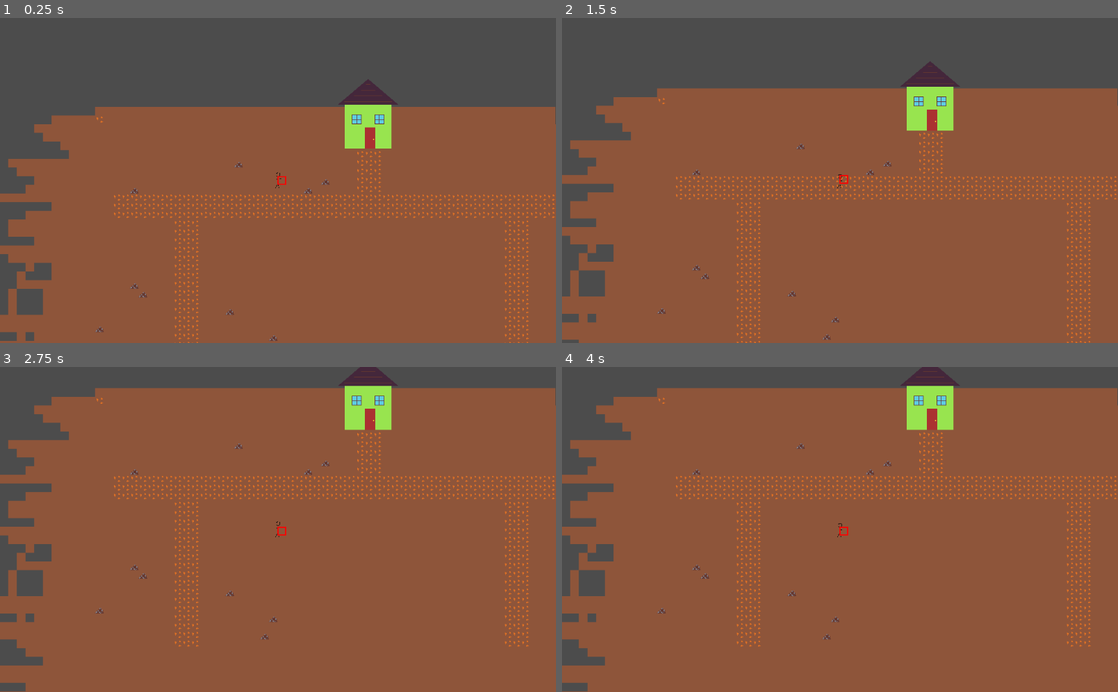
Above: before the commit, frames 1-4 (two rows, left to right).
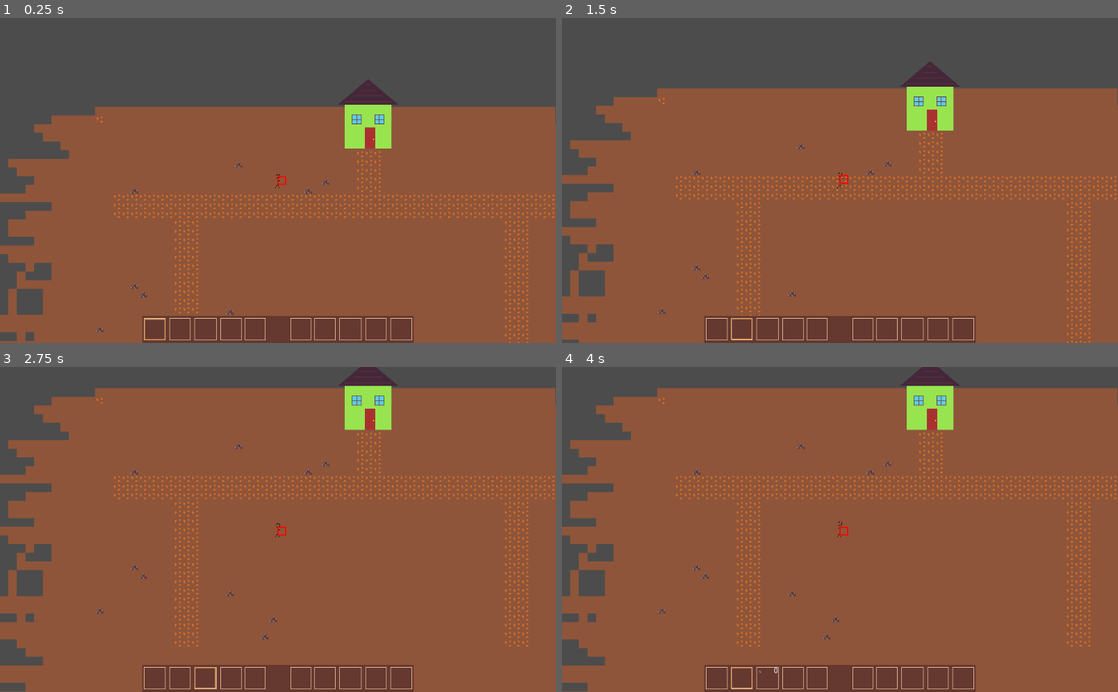
Above: after the commit, the same moments.

Repository: ToxicGLaDOS/cavetown
Game: Godot game, scene res://main.tscn
The game is run twice, just before and just after one commit, with the same random seed, the same clock (stepped at 60 frames per second) and the same inputs.
Inputs:
- Up to frame 1 (0.25 s): no input
- Up to frame 2 (1.5 s): tap Enter at 0.5 s; hold Right 0.53-1.28 s; tap Space at 0.77, 1.25 s; hold S from 1.28 s (still down)
- Up to frame 3 (2.75 s): tap Space at 1.52 s; release S at 2.03 s; hold Right from 2.03 s (still down)
- Up to frame 4 (4 s): tap Enter at 2.75 s; release Right at 2.78 s; hold Up 2.78-3.53 s; tap Space at 3.02, 3.5, 3.77 s; hold Left from 3.53 s (still down)

The runs differ from the first frame. In frame 1, 4.0% of the frame differs, in the area x 25-75%, y 47-100%; in frame 2, 4.0%; in frame 3, 4.0%; in frame 4, 4.0%.

Commit message:
Add inventory. No way to pick things up yet

Diff:
--- /dev/null
+++ b/inventory.gd
@@ -0,0 +1,54 @@
+extends TextureRect
+
+export(PackedScene) var inventory_icon_scene
+export(NodePath) var selector_indicator
+export(StreamTexture) var iron_chunk_texture
+
+var inventory_size: int = 10
+var inventory: Array = []
+
+var selector_node: Node
+var selected_index: int setget ,get_selected_index
+
+# Called when the node enters the scene tree for the first time.
+func _ready():
+    for x in range(inventory_size):
+        inventory.append(null)
+    selector_node = get_node(selector_indicator)
+
+func get_selected_index():
+    return selector_node.get_parent().get_index()
+
+func _input(event):
+    if event is InputEventKey:
+        var key_event = event as InputEventKey
+        if key_event.scancode == KEY_RIGHT and key_event.is_pressed():
+            var sibling_index = selector_node.get_parent().get_index()
+            # We use fposmod because -1 % 10 == -1 in gdscript :/
+            var new_parent = get_child(fposmod(sibling_index + 1, get_child_count()) as int)
+            selector_node.get_parent().remove_child(selector_node)
+            new_parent.add_child(selector_node)
+        elif key_event.scancode == KEY_LEFT and key_event.is_pressed():
+            var sibling_index = selector_node.get_parent().get_index()
+            var new_parent = get_child(fposmod(sibling_index - 1, get_child_count()) as int)
+            selector_node.get_parent().remove_child(selector_node)
+            new_parent.add_child(selector_node)
+        elif key_event.scancode == KEY_UP and key_event.is_pressed():
+            var child = get_child(get_selected_index())
+            if inventory[get_selected_index()] != null:
+                var item = inventory[get_selected_index()]
+                item.quantity += 1
+                child.get_node("InventoryIcon").get_node("Label").set_text(item.quantity as String)
+            else:
+                var item = Item.new()
+                var item_icon = inventory_icon_scene.instance()
+                var texture = item_icon.get_node("TextureRect")
+                texture.texture = iron_chunk_texture
+                item.inventory_image = iron_chunk_texture
+                inventory[get_selected_index()] = item
+                child.add_child(item_icon)
+
+
+# Called every frame. 'delta' is the elapsed time since the previous frame.
+#func _process(delta):
+#    pass
--- /dev/null
+++ b/inventory_icon.tscn
@@ -0,0 +1,27 @@
+[gd_scene format=2]
+
+[node name="InventoryIcon" type="Control"]
+anchor_right = 1.0
+anchor_bottom = 1.0
+__meta__ = {
+"_edit_use_anchors_": false
+}
+
+[node name="Label" type="Label" parent="."]
+anchor_left = 1.0
+anchor_right = 1.0
+margin_left = -8.0
+margin_bottom = 14.0
+text = "0"
+align = 1
+valign = 1
+__meta__ = {
+"_edit_use_anchors_": false
+}
+
+[node name="TextureRect" type="TextureRect" parent="."]
+anchor_right = 1.0
+anchor_bottom = 1.0
+__meta__ = {
+"_edit_use_anchors_": false
+}
--- /dev/null
+++ b/item.gd
@@ -0,0 +1,8 @@
+extends Reference
+
+class_name Item
+
+
+var id: int = 0
+var inventory_image: ImageTexture
+var quantity: int = 0
--- a/main.tscn
+++ b/main.tscn
@@ -6,6 +6,11 @@
 [ext_resource path="res://ore_map/ore_map.tscn" type="PackedScene" id=4]
 [ext_resource path="res://targeting_mesh/target_mesh.gd" type="Script" id=5]
 [ext_resource path="res://player/player.gd" type="Script" id=6]
+[ext_resource path="res://images/inventory.png" type="Texture" id=7]
+[ext_resource path="res://images/inventory_selector.png" type="Texture" id=8]
+[ext_resource path="res://inventory.gd" type="Script" id=9]
+[ext_resource path="res://images/iron_chunk.png" type="Texture" id=10]
+[ext_resource path="res://inventory_icon.tscn" type="PackedScene" id=11]
 
 [sub_resource type="ArrayMesh" id=1]
 
@@ -15,7 +20,7 @@
 [sub_resource type="CurveTexture" id=3]
 curve = SubResource( 2 )
 
-[node name="Node2D" type="Node2D"]
+[node name="Node" type="Node"]
 
 [node name="Ground" parent="." instance=ExtResource( 2 )]
 
@@ -33,6 +38,9 @@
 [node name="KinematicBody2D" parent="Player" index="0"]
 speed = 10000.0
 
+[node name="AnimatedSprite" parent="Player/KinematicBody2D" index="1"]
+frame = 1
+
 [node name="MeshInstance2D" type="MeshInstance2D" parent="."]
 mesh = SubResource( 1 )
 texture = SubResource( 3 )
@@ -41,4 +49,122 @@
 
 [node name="TileMap" parent="." instance=ExtResource( 4 )]
 
+[node name="CanvasLayer" type="CanvasLayer" parent="."]
+
+[node name="Inventory" type="TextureRect" parent="CanvasLayer"]
+anchor_left = 0.5
+anchor_top = 1.0
+anchor_right = 0.5
+anchor_bottom = 1.0
+margin_left = -250.0
+margin_top = -50.0
+margin_right = 250.0
+rect_pivot_offset = Vector2( 0, 50 )
+texture = ExtResource( 7 )
+stretch_mode = 3
+script = ExtResource( 9 )
+__meta__ = {
+"_edit_use_anchors_": false
+}
+inventory_icon_scene = ExtResource( 11 )
+selector_indicator = NodePath("Control/inventory_selector")
+iron_chunk_texture = ExtResource( 10 )
+
+[node name="Control" type="Control" parent="CanvasLayer/Inventory"]
+margin_left = 3.11813
+margin_top = 4.8999
+margin_right = 43.1181
+margin_bottom = 44.8999
+__meta__ = {
+"_edit_use_anchors_": false
+}
+
+[node name="inventory_selector" type="TextureRect" parent="CanvasLayer/Inventory/Control"]
+texture = ExtResource( 8 )
+stretch_mode = 1
+__meta__ = {
+"_edit_use_anchors_": false
+}
+
+[node name="Control2" type="Control" parent="CanvasLayer/Inventory"]
+margin_left = 49.4449
+margin_top = 4.45447
+margin_right = 89.4449
+margin_bottom = 44.4545
+__meta__ = {
+"_edit_use_anchors_": false
+}
+
+[node name="Control3" type="Control" parent="CanvasLayer/Inventory"]
+margin_left = 96.2171
+margin_top = 4.45447
+margin_right = 136.217
+margin_bottom = 44.4545
+__meta__ = {
+"_edit_use_anchors_": false
+}
+
+[node name="Control4" type="Control" parent="CanvasLayer/Inventory"]
+margin_left = 143.435
+margin_top = 4.00897
+margin_right = 183.435
+margin_bottom = 44.009
+__meta__ = {
+"_edit_use_anchors_": false
+}
+
+[node name="Control5" type="Control" parent="CanvasLayer/Inventory"]
+margin_left = 189.316
+margin_top = 3.1181
+margin_right = 229.316
+margin_bottom = 43.1181
+__meta__ = {
+"_edit_use_anchors_": false
+}
+
+[node name="Control6" type="Control" parent="CanvasLayer/Inventory"]
+margin_left = 271.724
+margin_top = 3.56348
+margin_right = 311.724
+margin_bottom = 43.5635
+__meta__ = {
+"_edit_use_anchors_": false
+}
+
+[node name="Control7" type="Control" parent="CanvasLayer/Inventory"]
+margin_left = 316.269
+margin_top = 4.45447
+margin_right = 356.269
+margin_bottom = 44.4545
+__meta__ = {
+"_edit_use_anchors_": false
+}
+
+[node name="Control8" type="Control" parent="CanvasLayer/Inventory"]
+margin_left = 363.932
+margin_top = 5.79077
+margin_right = 403.932
+margin_bottom = 45.7908
+__meta__ = {
+"_edit_use_anchors_": false
+}
+
+[node name="Control9" type="Control" parent="CanvasLayer/Inventory"]
+margin_left = 410.259
+margin_top = 5.34528
+margin_right = 450.259
+margin_bottom = 45.3453
+__meta__ = {
+"_edit_use_anchors_": false
+}
+
+[node name="Control10" type="Control" parent="CanvasLayer/Inventory"]
+margin_left = 457.031
+margin_top = 5.34528
+margin_right = 497.031
+margin_bottom = 45.3453
+__meta__ = {
+"_edit_use_anchors_": false
+}
+
 [editable path="Player"]
--- a/project.godot
+++ b/project.godot
@@ -7,6 +7,16 @@
 ;   param=value ; assign values to parameters
 
 config_version=4
+
+_global_script_classes=[ {
+"base": "Reference",
+"class": "Item",
+"language": "GDScript",
+"path": "res://item.gd"
+} ]
+_global_script_class_icons={
+"Item": ""
+}
 
 [application]
 
Binary file added: images/inventory.png
Not shown, added: images/inventory.png.import
Binary file added: images/inventory_selector.png
Not shown, added: images/inventory_selector.png.import
Not shown: 1 places in main.tscn that only renumber resources
